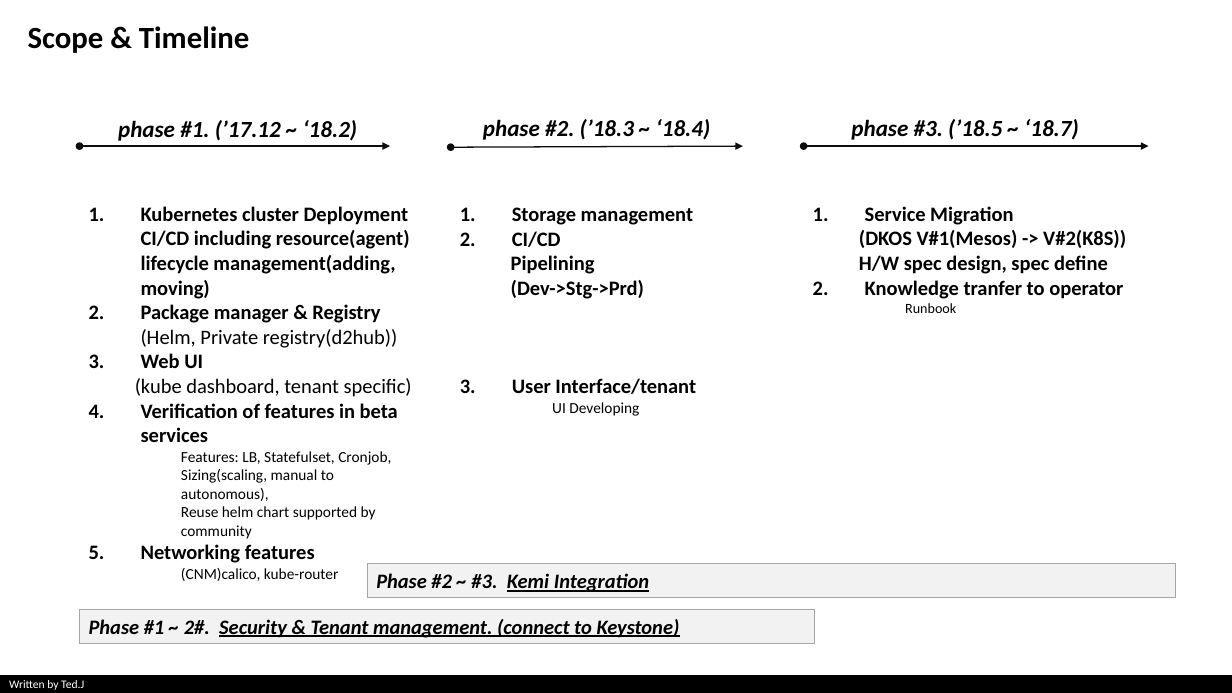
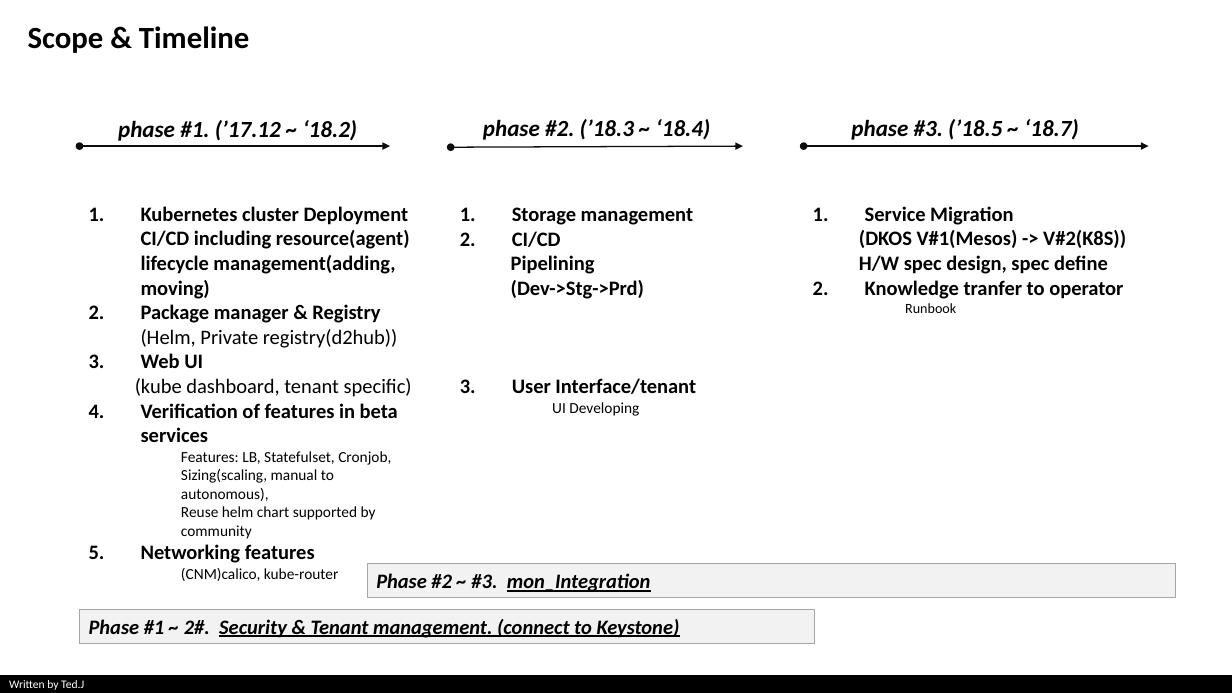
Before and after one commit to ted-jung/Tech-Docs, a slide deck: slide 20 of Kubernetes.pptx (slide 19 before the commit). Drawn at 1232x693 pixels with LibreOffice and Linux fonts; fonts in the diff are those of the drawing. Boxes give left, top, right and bottom in pixels: in the first picture for what was removed or moved away, otherwise in the second. Text is boxed around its words. In the diff, an @@ line names an element or a change of style, - is before the commit and + after.

```diff
--- a/Kubernetes.pptx
+++ b/Kubernetes.pptx
@@ text in rectangle at [376, 573, 651, 592]: text changed @@
-Phase #2 ~ #3. Kemi Integration
+Phase #2 ~ #3. mon_Integration
```
Also in this commit, not shown: 4 other slides changed, 1 slide added.
